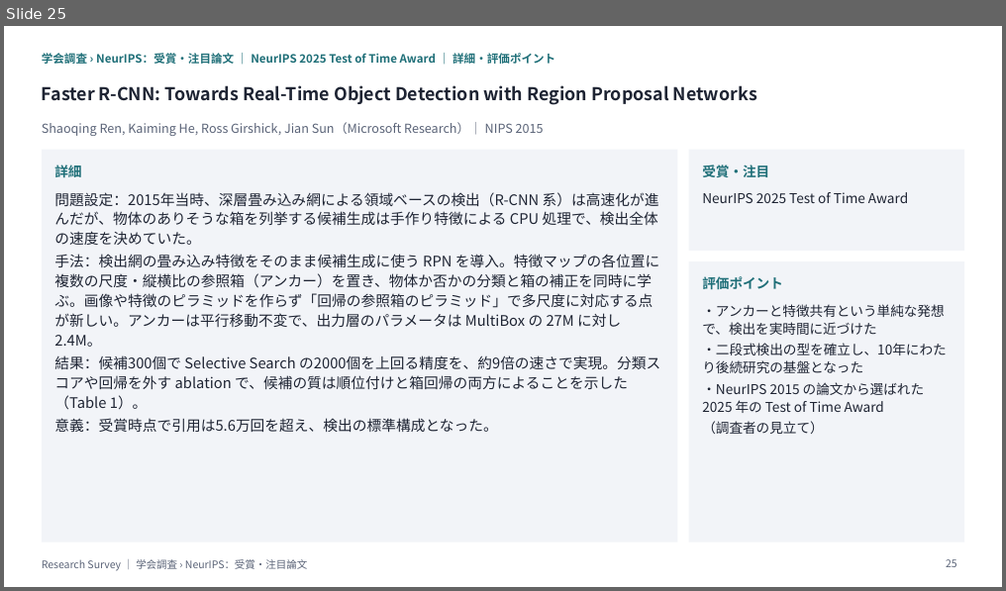
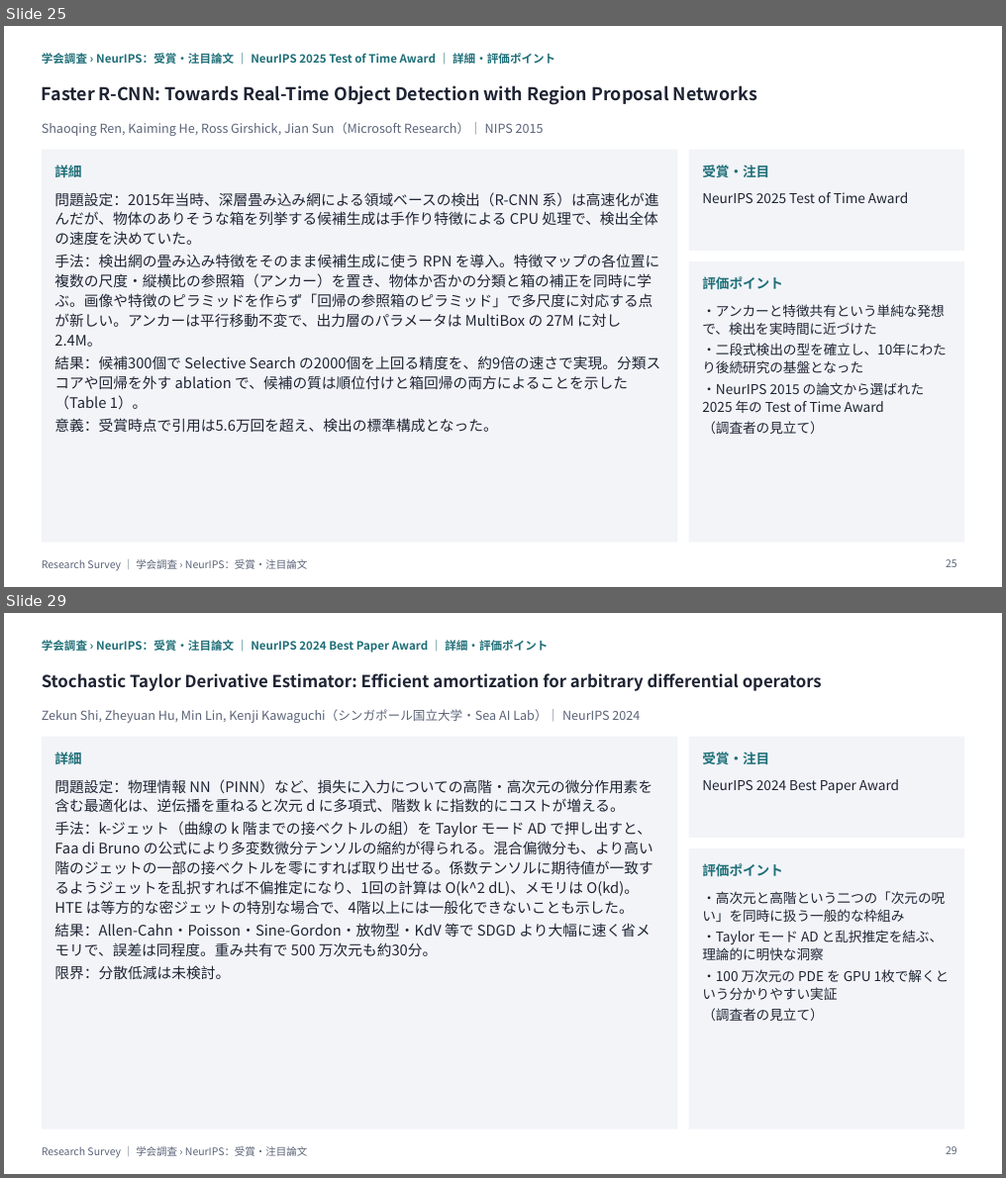
Before and after one commit to create-alt/researches, a slide deck: neurips/neurips.pptx. Shown one above the other, each under a label of ours: slide 25 before the commit, slides 25 and 29 after it; the slides between them are not shown. The pictures are 1006x591 and 1006x1178 pixels, drawn with LibreOffice and Linux fonts; fonts in the diff are those of the drawing. Boxes give left, top, right and bottom in pixels: in the first picture for what was removed or moved away, otherwise in the second. Text is boxed around its words. In the diff, an @@ line names an element or a change of style, - is before the commit and + after.

```diff
--- a/neurips/neurips.pptx
+++ b/neurips/neurips.pptx
@@ slide 29 added at bbox=[4, 613, 1002, 1174], background #FFFFFF; not listed: 6 template elements that a slide beside it also shows @@
@@ text added at bbox=[42, 640, 548, 653], 11 pt, text #1F6F78, bold @@
+学会調査 › NeurIPS：受賞・注目論文 ｜ NeurIPS 2024 Best Paper Award ｜ 詳細・評価ポイント
@@ text added at bbox=[42, 673, 822, 691], 16 pt, text #1E2433, bold @@
+Stochastic Taylor Derivative Estimator: Efficient amortization for arbitrary differential operators
@@ text added at bbox=[42, 709, 640, 723], 12 pt, text #5B6478 @@
+Zekun Shi, Zheyuan Hu, Min Lin, Kenji Kawaguchi（シンガポール国立大学・Sea AI Lab）｜ NeurIPS 2024
@@ text added at bbox=[54, 779, 653, 979], 14 pt, text #1E2433 @@
+問題設定：物理情報 NN（PINN）など、損失に入力についての高階・高次元の微分作用素を含む最適化は、逆伝播を重ねると次元 d に多項式、階数 k に指数的にコストが増える。
+手法：k-ジェット（曲線の k 階までの接ベクトルの組）を Taylor モード AD で押し出すと、Faa di Bruno の公式により多変数微分テンソルの縮約が得られる。混合偏微分も、より高い階のジェットの一部の接ベクトルを零にすれば取り出せる。係数テンソルに期待値が一致するようジェットを乱択すれば不偏推定になり、1回の計算は O(k^2 dL)、メモリは O(kd)。HTE は等方的な密ジェットの特別な場合で、4階以上には一般化できないことも示した。
+結果：Allen-Cahn・Poisson・Sine-Gordon・放物型・KdV 等で SDGD より大幅に速く省メモリで、誤差は同程度。重み共有で 500 万次元も約30分。
+限界：分散低減は未検討。
@@ text added at bbox=[702, 779, 899, 793], 13 pt, text #1E2433 @@
+NeurIPS 2024 Best Paper Award
@@ text added at bbox=[702, 891, 944, 1021], 13 pt, text #1E2433 @@
+・高次元と高階という二つの「次元の呪い」を同時に扱う一般的な枠組み
+・Taylor モード AD と乱択推定を結ぶ、理論的に明快な洞察
+・100 万次元の PDE を GPU 1枚で解くという分かりやすい実証
+（調査者の見立て）
@@ text added at bbox=[42, 1147, 307, 1158], 10 pt, text #5B6478 @@
+Research Survey ｜ 学会調査 › NeurIPS：受賞・注目論文
@@ page number added at bbox=[945, 1147, 957, 1155], 10 pt, text #5B6478 @@
+29
```
Also in this commit, not shown: 17 slides changed, 7 other slides added, 27 other files.
